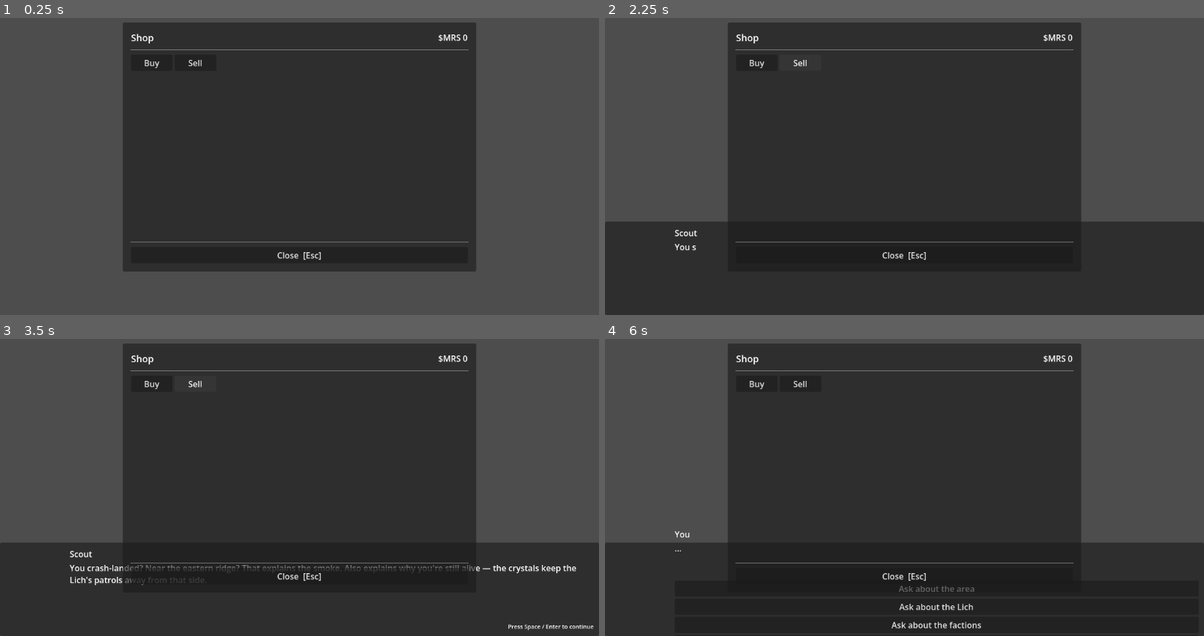
Above: before the commit, frames 1-4 (two rows, left to right).
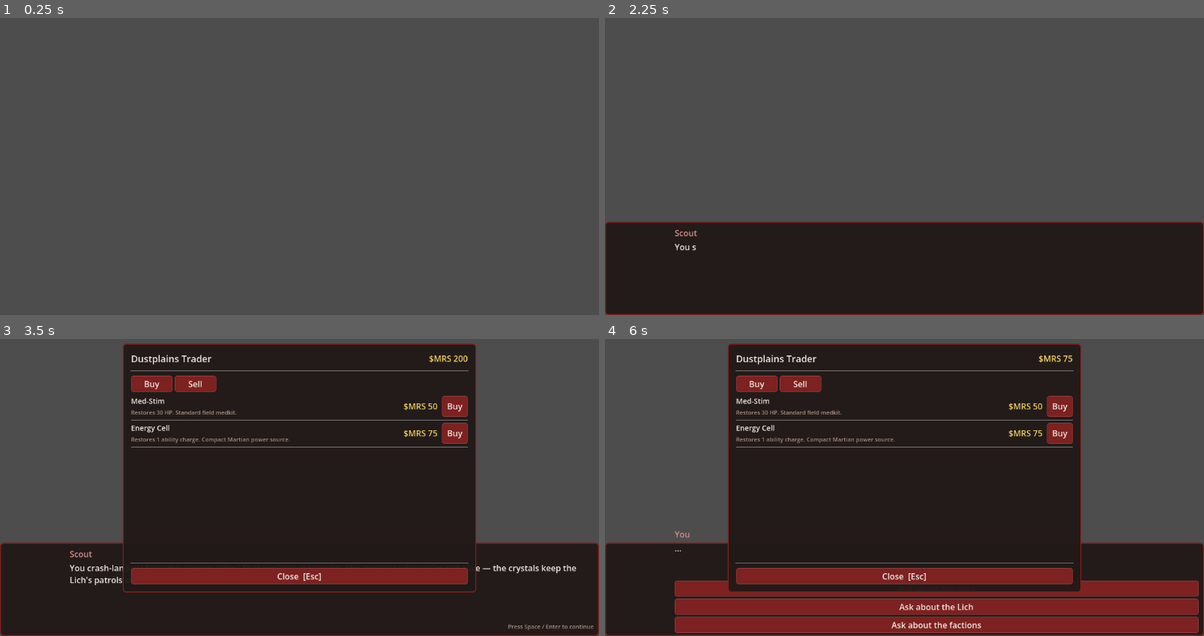
Above: after the commit, the same moments.

Repository: JeremelleV/C230-Nighthawks
Game: Godot game, scene res://scenes/main/TestScene.tscn
Two runs of this game, one before a commit and one after it. Both use one fixed random seed, a clock stepped at 60 frames per second and the inputs below. This scene is started directly instead of the project's main scene.
Inputs (mouse positions are in pixels of both pictures, inside the frame that each line leads up to):
- Up to frame 1 (0.25 s): no input
- Up to frame 2 (2.25 s): click (754, 62) at 0.5 s, where only the run before the commit has a clickable "Buy"; click (802, 62) at 1.25 s, where only the run before the commit has a clickable "Sell"; tap Enter (ui_accept) at 2 s; hold D (right) from 2.03 s (still down); tap T at 2.1 s
- Up to frame 3 (3.5 s): tap Enter (ui_accept) at 2.27, 3.02 s; tap Space at 2.75 s; release D (right) at 2.78 s; hold S (down) from 2.78 s (still down); tap B at 2.85 s
- Up to frame 4 (6 s): release S (down) at 3.5 s; click "Buy" at 3.5 s; click "Buy" at 4.25 s; tap Space at 5 s; hold D (right) 5.03-5.75 s; tap T at 5.1 s; click "Ask about the area" at 5.75 s

The runs differ from the first frame. In frame 1, 49% of the frame differs, in the area x 20-80%, y 1-86%; in frame 2, 40%; in frame 3, 7.6%; in frame 4, 19%.
Error before the commit: Parse Error: Identifier "UIStyle" not declared in the current scope. (res://scenes/ui/shop/ShopUI.gd:30)

Commit message:
feat: apply team colour palette to dialogue and shop UI
Adds UIStyle.gd (static class) as the single source of truth for
Declan's colour palette — dark warm gray panels, deep red buttons,
rose speaker names, gold currency, warm off-white body text.

DialogueBox and ShopUI now call UIStyle at _ready() so updating
the palette only requires changing one file.

Diff:
--- a/scenes/ui/dialogue/DialogueBox.gd
+++ b/scenes/ui/dialogue/DialogueBox.gd
@@ -42,7 +42,15 @@
 	_typewriter_timer.timeout.connect(_tick_typewriter)
 	add_child(_typewriter_timer)
 
+	_apply_theme()
 	hide()
+
+
+func _apply_theme() -> void:
+	UIStyle.style_panel($Panel)
+	_speaker_label.add_theme_color_override("font_color", UIStyle.TEXT_SPEAKER)
+	_dialogue_text.add_theme_color_override("default_color", UIStyle.TEXT)
+	_continue_hint.add_theme_color_override("font_color", UIStyle.TEXT_MUTED)
 
 
 func _input(event: InputEvent) -> void:
@@ -124,6 +132,7 @@
 	for i in _pending_choices.size():
 		var btn := Button.new()
 		btn.text = _pending_choices[i]["label"]
+		UIStyle.style_button(btn)
 		var idx := i
 		btn.pressed.connect(func(): DialogueManager.make_choice(idx))
 		_choices_container.add_child(btn)
--- /dev/null
+++ b/scripts/ui/UIStyle.gd
@@ -0,0 +1,54 @@
+class_name UIStyle
+
+# Declan's colour palette — update here when the palette changes.
+
+const PANEL_BG      := Color(0.13, 0.10, 0.09, 0.96)   # dark warm gray
+const PANEL_BORDER  := Color(0.49, 0.13, 0.13, 1.00)   # deep red
+
+const BTN_NORMAL    := Color(0.49, 0.13, 0.13, 1.00)   # deep red
+const BTN_HOVER     := Color(0.62, 0.18, 0.18, 1.00)   # lighter red
+const BTN_PRESSED   := Color(0.36, 0.09, 0.09, 1.00)   # darker red
+const BTN_DISABLED  := Color(0.28, 0.20, 0.20, 1.00)   # muted red-gray
+
+const TEXT          := Color(0.94, 0.91, 0.88, 1.00)   # warm off-white
+const TEXT_MUTED    := Color(0.66, 0.56, 0.50, 1.00)   # warm gray
+const TEXT_SPEAKER  := Color(0.85, 0.55, 0.55, 1.00)   # rose (speaker names)
+const TEXT_CURRENCY := Color(0.95, 0.82, 0.38, 1.00)   # gold ($MRS)
+const TEXT_ERROR    := Color(0.90, 0.35, 0.35, 1.00)   # error red
+
+
+static func panel_style() -> StyleBoxFlat:
+	var s := StyleBoxFlat.new()
+	s.bg_color = PANEL_BG
+	s.border_color = PANEL_BORDER
+	s.set_border_width_all(2)
+	s.set_corner_radius_all(6)
+	return s
+
+
+static func _button_style(bg: Color) -> StyleBoxFlat:
+	var s := StyleBoxFlat.new()
+	s.bg_color = bg
+	s.border_color = bg.lightened(0.15)
+	s.set_border_width_all(1)
+	s.set_corner_radius_all(4)
+	s.content_margin_left = 10
+	s.content_margin_right = 10
+	s.content_margin_top = 4
+	s.content_margin_bottom = 4
+	return s
+
+
+static func style_panel(panel: Panel) -> void:
+	panel.add_theme_stylebox_override("panel", panel_style())
+
+
+static func style_button(btn: Button) -> void:
+	btn.add_theme_stylebox_override("normal",   _button_style(BTN_NORMAL))
+	btn.add_theme_stylebox_override("hover",    _button_style(BTN_HOVER))
+	btn.add_theme_stylebox_override("pressed",  _button_style(BTN_PRESSED))
+	btn.add_theme_stylebox_override("disabled", _button_style(BTN_DISABLED))
+	btn.add_theme_color_override("font_color",          TEXT)
+	btn.add_theme_color_override("font_hover_color",    TEXT)
+	btn.add_theme_color_override("font_pressed_color",  TEXT)
+	btn.add_theme_color_override("font_disabled_color", TEXT_MUTED)
